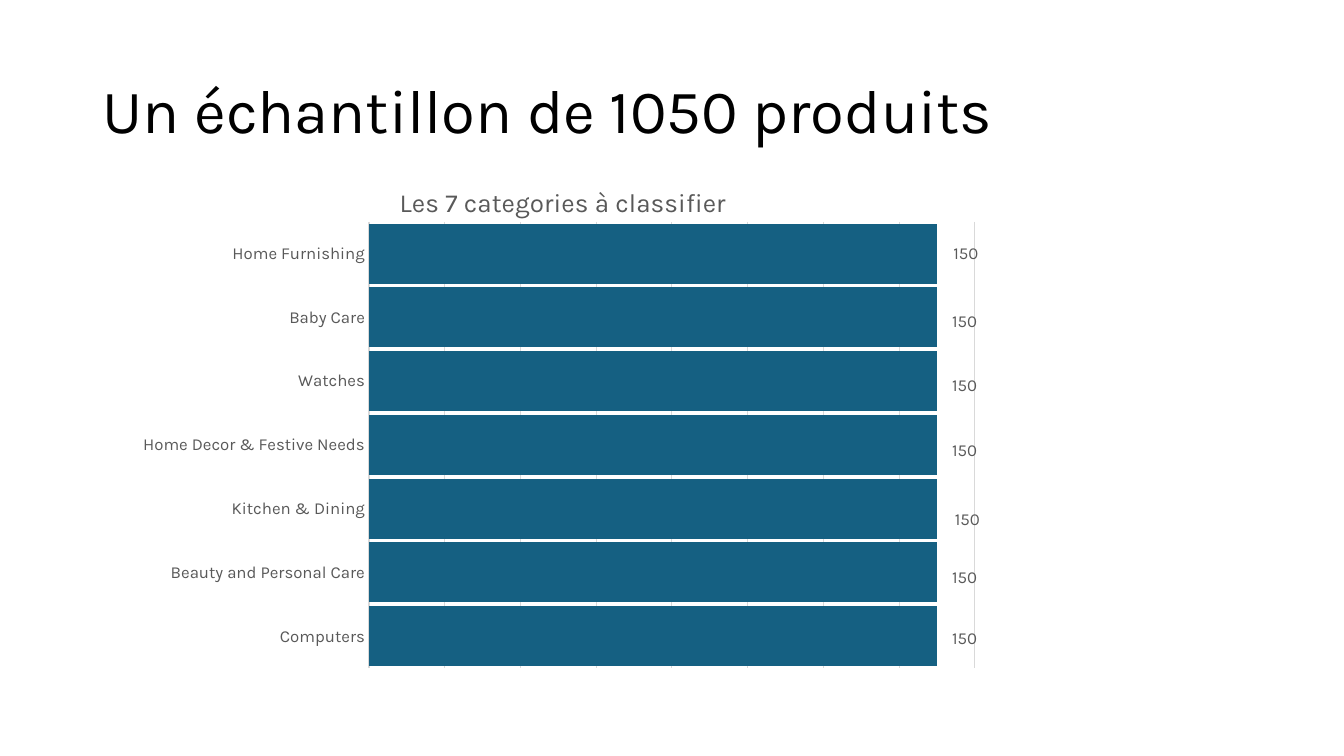
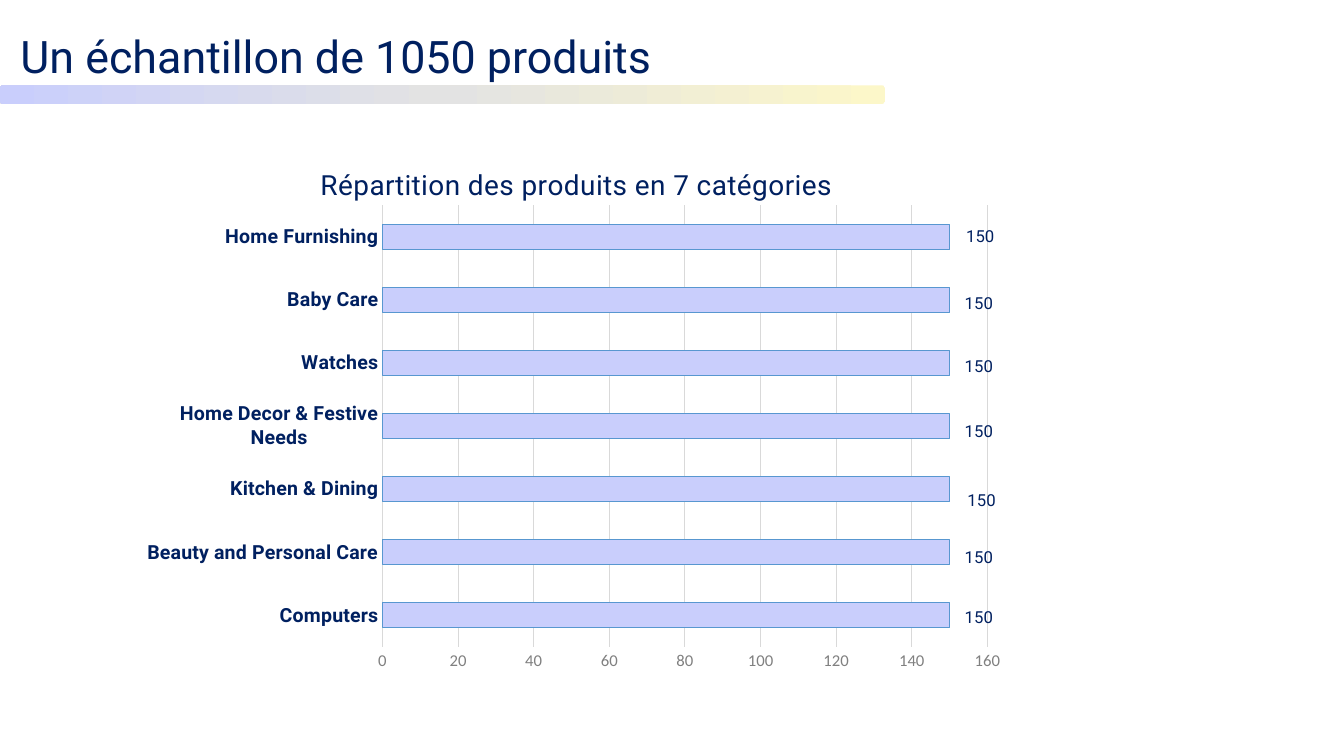
Before and after one commit to Hedredo/oc_projet_6, a slide deck: slide 4 of 5_presentation_072024.pptx (slide 5 before the commit). Drawn at 1344x756 pixels with LibreOffice and Linux fonts; fonts in the diff are those of the drawing. Boxes give left, top, right and bottom in pixels: in the first picture for what was removed or moved away, otherwise in the second. Text is boxed around its words. In the diff, an @@ line names an element or a change of style, - is before the commit and + after.

```diff
--- a/5_presentation_072024.pptx
+++ b/5_presentation_072024.pptx
@@ text "Un échantillon de 1050 produits": place and size @@
-text "Un échantillon de 1050 produits" at bbox=[102, 86, 992, 148]
+text "Un échantillon de 1050 produits" at bbox=[20, 39, 651, 82]
@@ text "Un échantillon de 1050 produits" at bbox=[20, 39, 651, 82]: size 44 to 32 pt, font Karla to Roboto, text colour #000000 to #002060; line spacing 0.9 to 1; vertical alignment middle to top @@
@@ rounded rectangle added at bbox=[0, 86, 885, 104], fill gradient #FCF7C9 to #E3E3E3 to #C9CEFC @@
@@ bar chart at bbox=[147, 149, 1004, 670] @@
@@ title "Les 7 categories à classifier " to "Répartition des produits en 7 catégories " @@
@@ colour of Series 1 #156082 to #C9CEFC @@
@@ data labels of Series 1 changed @@
@@ category axis changed @@
@@ value axis changed @@
@@ bar spacing changed @@
@@ lettering changed @@
@@ bar chart: place and size @@
-bar chart at bbox=[135, 164, 992, 686]
+bar chart at bbox=[147, 149, 1004, 670]
```
Also in this commit, not shown: 2 other slides changed, 22 slides added, 18 slides removed, 14 other files.
